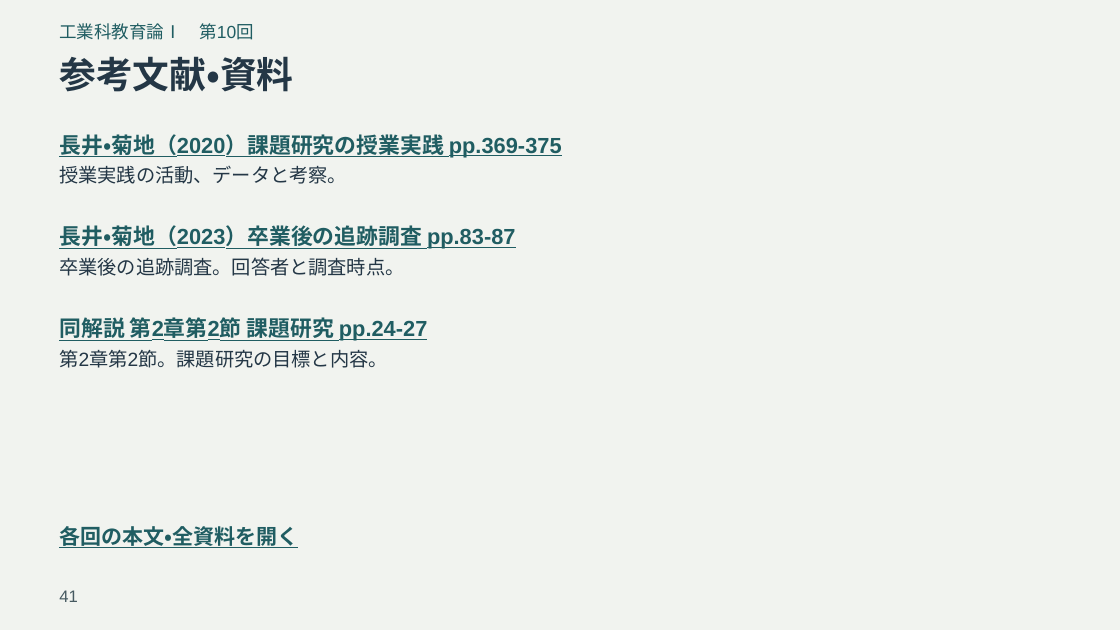
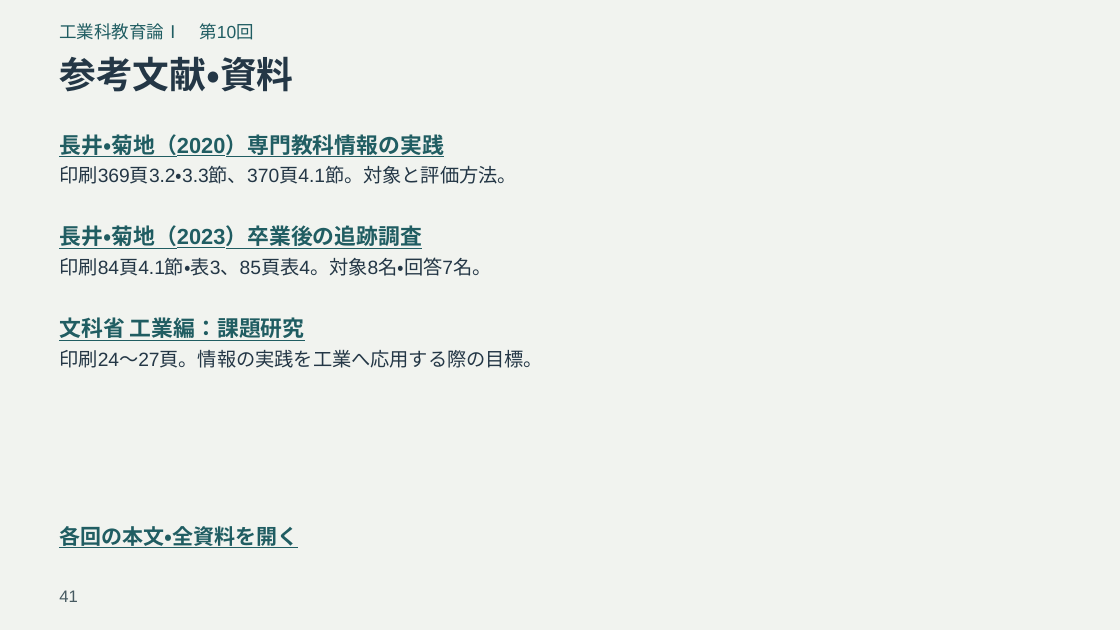
Before and after one commit to zooc-14calbp/industrial-education-i, a slide deck: slide 41 of reorganized/20261105/expanded/slides.pptx. Drawn at 1120x630 pixels with LibreOffice and Linux fonts; fonts in the diff are those of the drawing. Boxes give left, top, right and bottom in pixels: in the first picture for what was removed or moved away, otherwise in the second. Text is boxed around its words. In the diff, an @@ line names an element or a change of style, - is before the commit and + after.

```diff
--- a/reorganized/20261105/expanded/slides.pptx
+++ b/reorganized/20261105/expanded/slides.pptx
@@ text at (x1=59, y1=134, x2=443, y2=157): text changed @@
-長井・菊地（2020）課題研究の授業実践 pp.369-375
+長井・菊地（2020）専門教科情報の実践
@@ text at (x1=59, y1=165, x2=516, y2=184): text changed @@
-授業実践の活動、データと考察。
+印刷369頁3.2・3.3節、370頁4.1節。対象と評価方法。
@@ text at (x1=59, y1=225, x2=422, y2=249): text changed @@
-長井・菊地（2023）卒業後の追跡調査 pp.83-87
+長井・菊地（2023）卒業後の追跡調査
@@ text at (x1=59, y1=257, x2=491, y2=276): text changed @@
-卒業後の追跡調査。回答者と調査時点。
+印刷84頁4.1節・表3、85頁表4。対象8名・回答7名。
@@ text at (x1=59, y1=317, x2=305, y2=341): text changed @@
-同解説 第2章第2節 課題研究 pp.24-27
+文科省 工業編：課題研究
@@ text at (x1=59, y1=350, x2=543, y2=368): text changed @@
-第2章第2節。課題研究の目標と内容。
+印刷24～27頁。情報の実践を工業へ応用する際の目標。
```
Also in this commit, not shown: 7 other slides changed, 12 other files.
